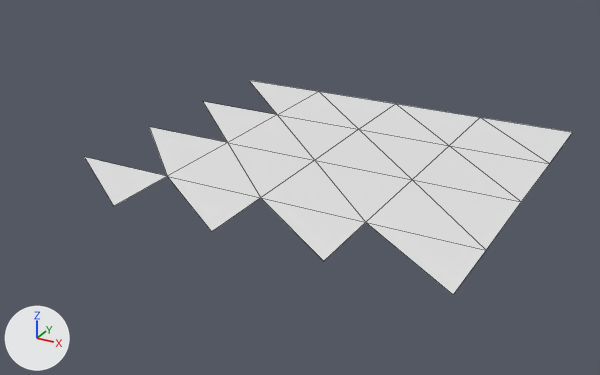
Renders of the OBJ model models/areas/town_risen/rot_-2_1.obj from each side of a commit.
The view is the same before and after, from a 50 mm camera at (-14.0, -69.2, 16.4) aimed at (-33.7, -33.4, -1.6). The axes (+X, +Y, +Z) are drawn at lower left. The lights are the same throughout. The picture after the commit comes second. Mesh edges are drawn as thin lines. Where no turn or scale is listed for an object, it has been applied to the vertices. Vertices at exactly the same position are counted once.

Names of what the first picture shows: 'rot_-2_1'.
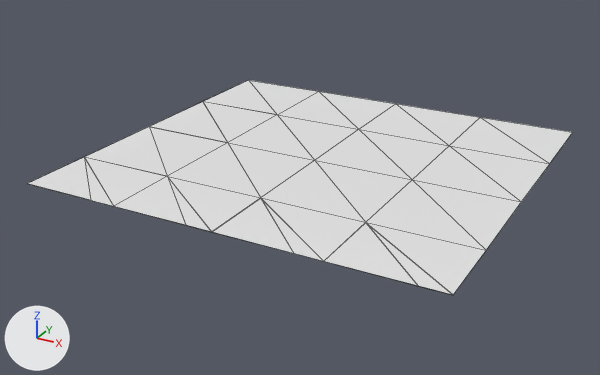
The change, as a list of edits to the scene's bpy script:
```text
Change me_rot__2_1:
    used by ob_rot__2_1; location = (0.0, 0.0, 0.0)
    remove me_rot__2_1.from_pydata(...)  # 24 vertices, 25 faces; spans x -44.0..-22.0, y -42.6..-22.0, z 0.0
    add me_rot__2_1.from_pydata(...)  # 47 vertices, 47 faces; spans x -44.0..-22.0, y -42.6..-22.0, z 0.0
    me_rot__2_1 part 1: a new loose piece of 18 vertices spanning x -44.0..-22.0, y -42.6..-22.0, z 0.0
    me_rot__2_1 part 2
    5 vertices are added at (-39.9, -42.6, 0.0), (-34.4, -42.6, 0.0), (-28.9, -42.6, 0.0), (-23.4, -42.6, 0.0), (-44.0, -42.6, 0.0)
    11 new faces join them
```

Boxes [x1, y1, x2, y2] around the edits, measured in the pictures (600 x 375 px):
'rot_-2_1', reshaped (12% wider)
    before: [85, 80, 573, 294]
    after: [27, 80, 573, 295]
part 1 of me_rot__2_1, added
    after: [30, 184, 452, 295]
part 2 of me_rot__2_1, added
    after: [27, 80, 453, 295]
